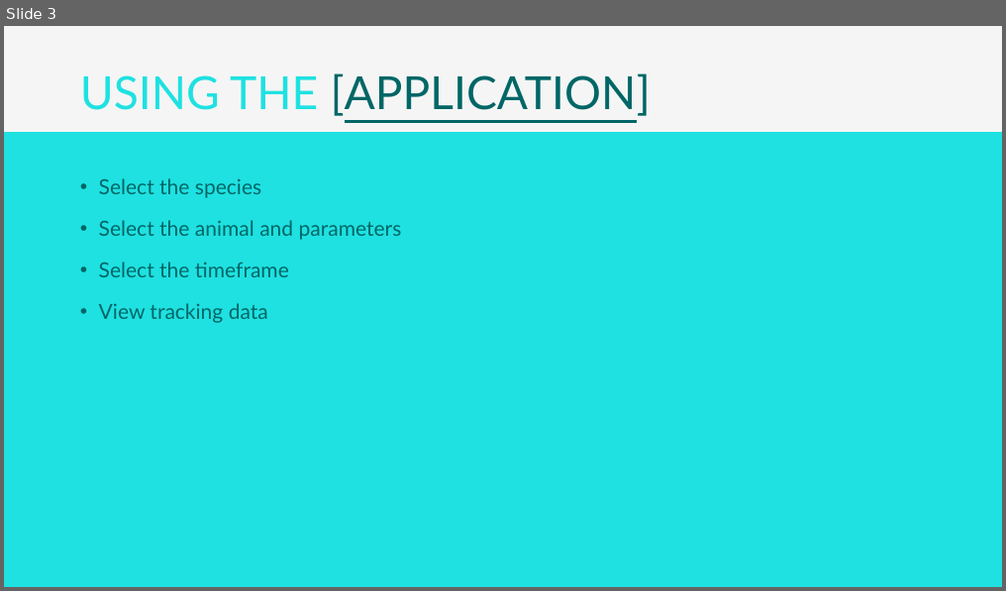
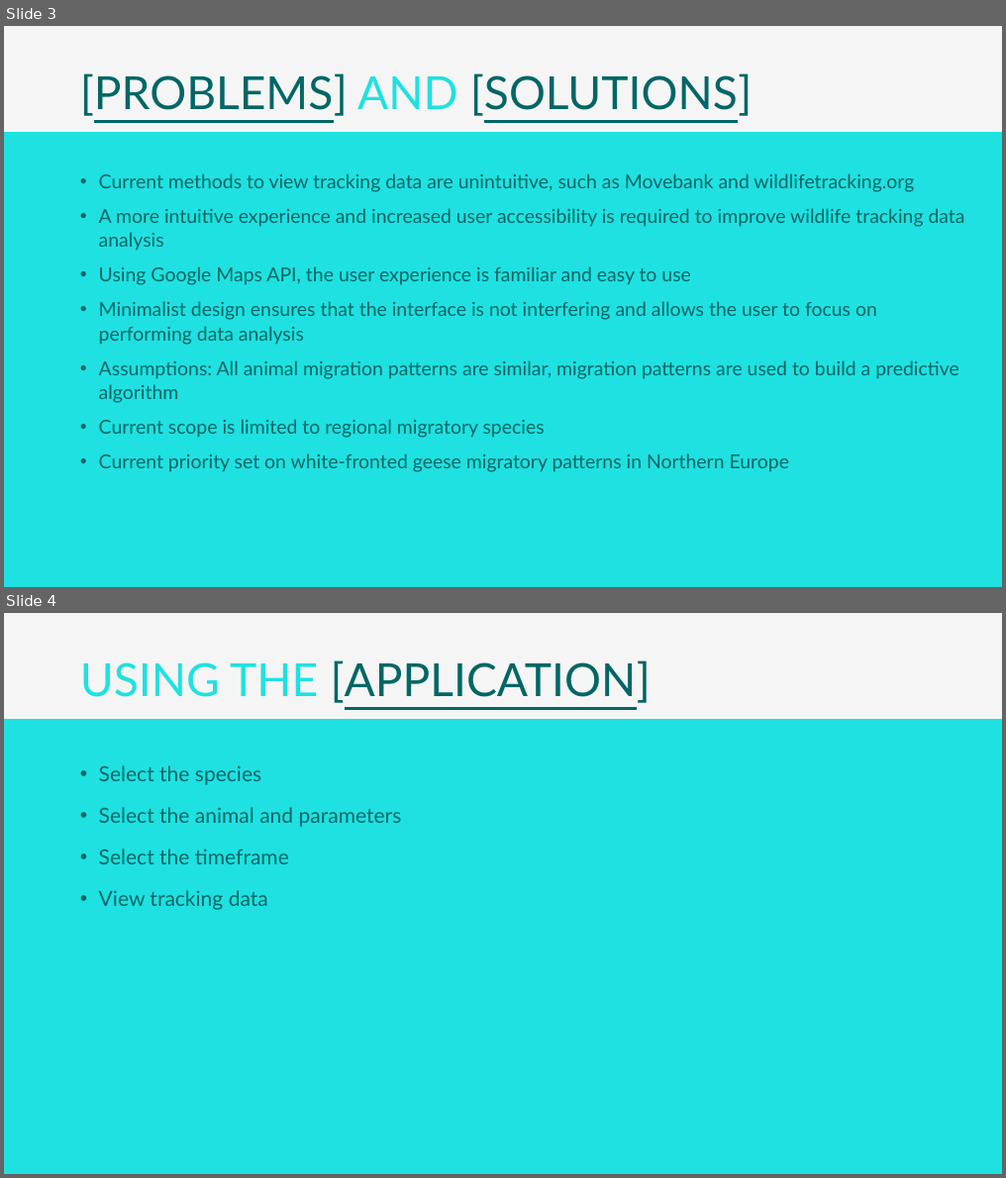
Before and after one commit to Dexeux/DeerTracking, a slide deck: Atmorossa Presentation.pptx. Shown one above the other, each under a label of ours: slide 3 before the commit, slides 3 and 4 after it. The pictures are 1006x591 and 1006x1178 pixels, drawn with LibreOffice and Linux fonts; fonts in the diff are those of the drawing. Boxes give left, top, right and bottom in pixels: in the first picture for what was removed or moved away, otherwise in the second. Text is boxed around its words. In the diff, an @@ line names an element or a change of style, - is before the commit and + after.

```diff
--- a/Atmorossa Presentation.pptx
+++ b/Atmorossa Presentation.pptx
@@ slide 3 added at [4, 26, 1002, 587], background #F5F5F5 @@
@@ title added at [80, 74, 752, 116], 44 pt, text #006666, underline @@
+[PROBLEMS] AND [SOLUTIONS]
@@ rectangle added at [4, 132, 1002, 587], fill #1FE1E1 @@
@@ text added at [99, 174, 965, 472], 18.5 pt, text #006666 @@
+• Current methods to view tracking data are unintuitive, such as Movebank and wildlifetracking.org
+• A more intuitive experience and increased user accessibility is required to improve wildlife tracking data analysis
+• Using Google Maps API, the user experience is familiar and easy to use
+• Minimalist design ensures that the interface is not interfering and allows the user to focus on performing data analysis
+• Assumptions: All animal migration patterns are similar, migration patterns are used to build a predictive algorithm
+• Current scope is limited to regional migratory species
+• Current priority set on white-fronted geese migratory patterns in Northern Europe
@@ what was slide 3 is now slide 4 @@
```
Also in this commit, not shown: 3 slides changed, 1 other slide added, 1 slide removed.
